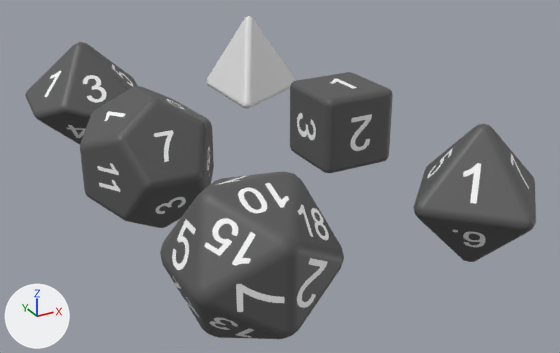
The Blender file src/assets/dice.blend: old version first, new version second.
Rendered twice from a 50 mm camera at (-4.6, -9.24, 3.92) aimed at (0.27, -0.39, -0.5). Arrows for +X, +Y and +Z are at lower left; the lights stay in place.

Before the edit, the objects in view are built like this:
```python
ob_model_d10 = bpy.data.objects.new('MODEL_D10', me_cone_001)
ob_model_d10.location = (-1.5, 3.0, 0.0)
ob_model_d12 = bpy.data.objects.new('MODEL_D12', me_solid_004)
ob_model_d12.location = (-1.5, 0.0, 0.0)
ob_model_d20 = bpy.data.objects.new('MODEL_D20', me_solid_001)
ob_model_d20.location = (-1.5, -3.0, 0.0)
ob_model_d4 = bpy.data.objects.new('MODEL_D4', me_solid_008)
ob_model_d4.location = (1.5, 3.0, 0.0)
ob_model_d6 = bpy.data.objects.new('MODEL_D6', me_solid_007)
ob_model_d6.location = (1.5, 0.0, 0.0)
ob_model_d8 = bpy.data.objects.new('MODEL_D8', me_cone_008)
ob_model_d8.location = (1.5, -3.0, 0.0)
```
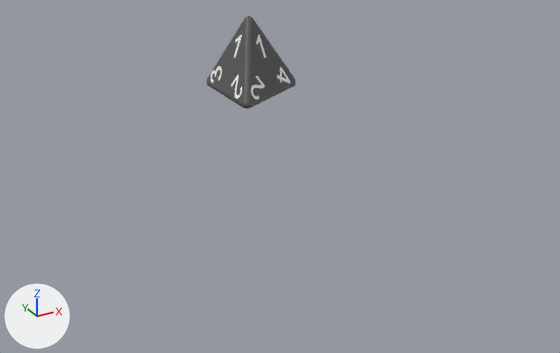
Commit message: WIP dice numbers

The change, as a list of edits to the scene's bpy script:
```text
Add img_d4_font_atlas_png_001:
    img_d4_font_atlas_png_001 = load_image('d4-font-atlas.png.001', 'd4-font-atlas.png', 512, 512, 'sRGB')
Change mat_d4mat:
    remove # nodes: BsdfPrincipled, OutputMaterial
    nodes: BsdfPrincipled, MapRange, OutputMaterial, TexImage
    uses the picture img_d4_font_atlas_png_001
Change ob_model_d6:
    add ob_model_d6.hide_set(True)
Change ob_model_d10:
    add ob_model_d10.hide_set(True)
Change ob_model_d12:
    add ob_model_d12.hide_set(True)
Change ob_model_d20:
    add ob_model_d20.hide_set(True)
Change ob_model_d8:
    add ob_model_d8.hide_set(True)
```

Location of each change, [x1, y1, x2, y2] in pixels of the pictures (560 x 353 px):
'MODEL_D20', hidden
    before: [160, 171, 344, 339]
'MODEL_D12', hidden
    before: [80, 86, 214, 228]
'MODEL_D8', hidden
    before: [413, 124, 536, 262]
'MODEL_D6', hidden
    before: [290, 72, 393, 173]
'MODEL_D10', hidden
    before: [25, 42, 138, 144]
'MODEL_D4', surface changed
    both: [207, 16, 296, 109]
